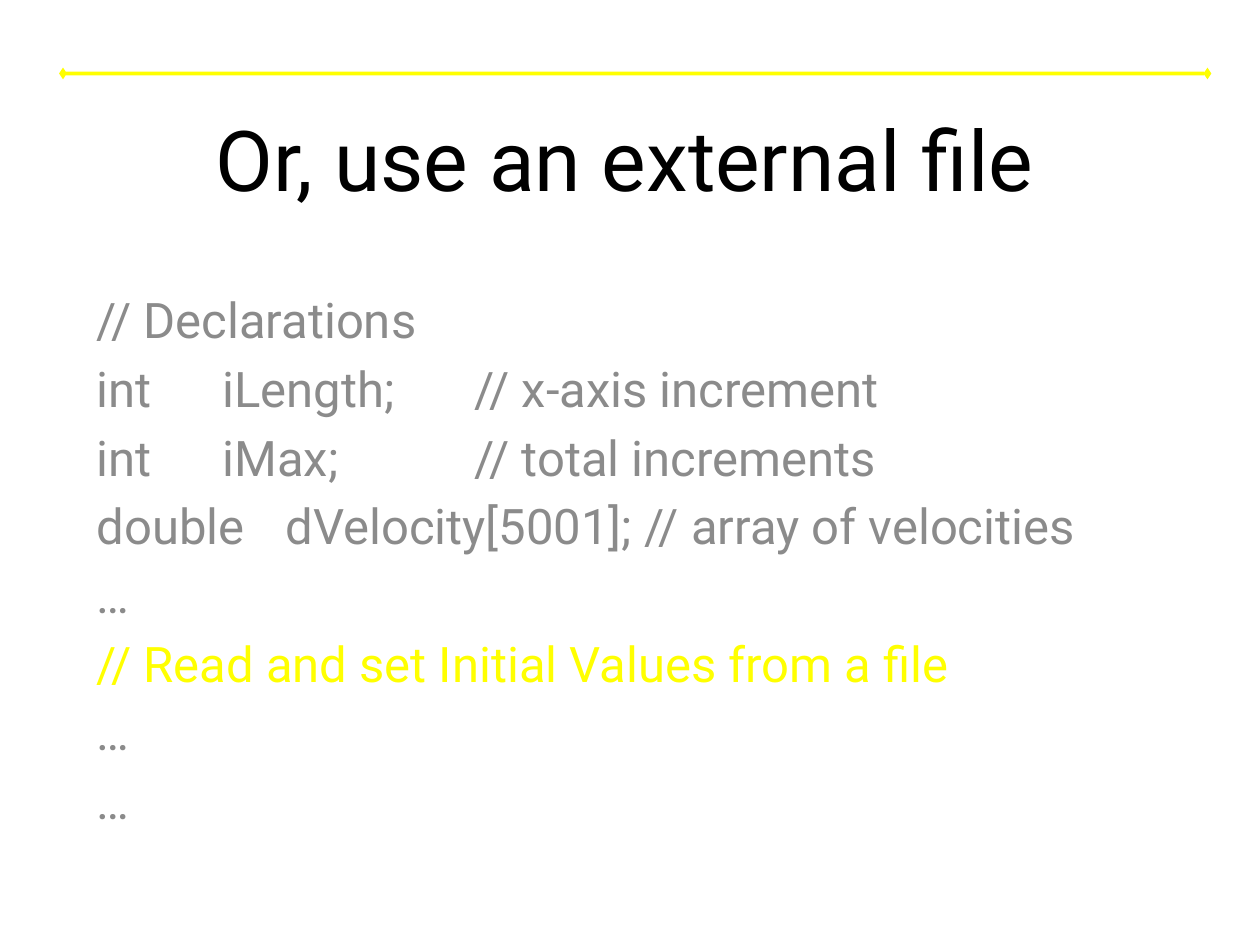
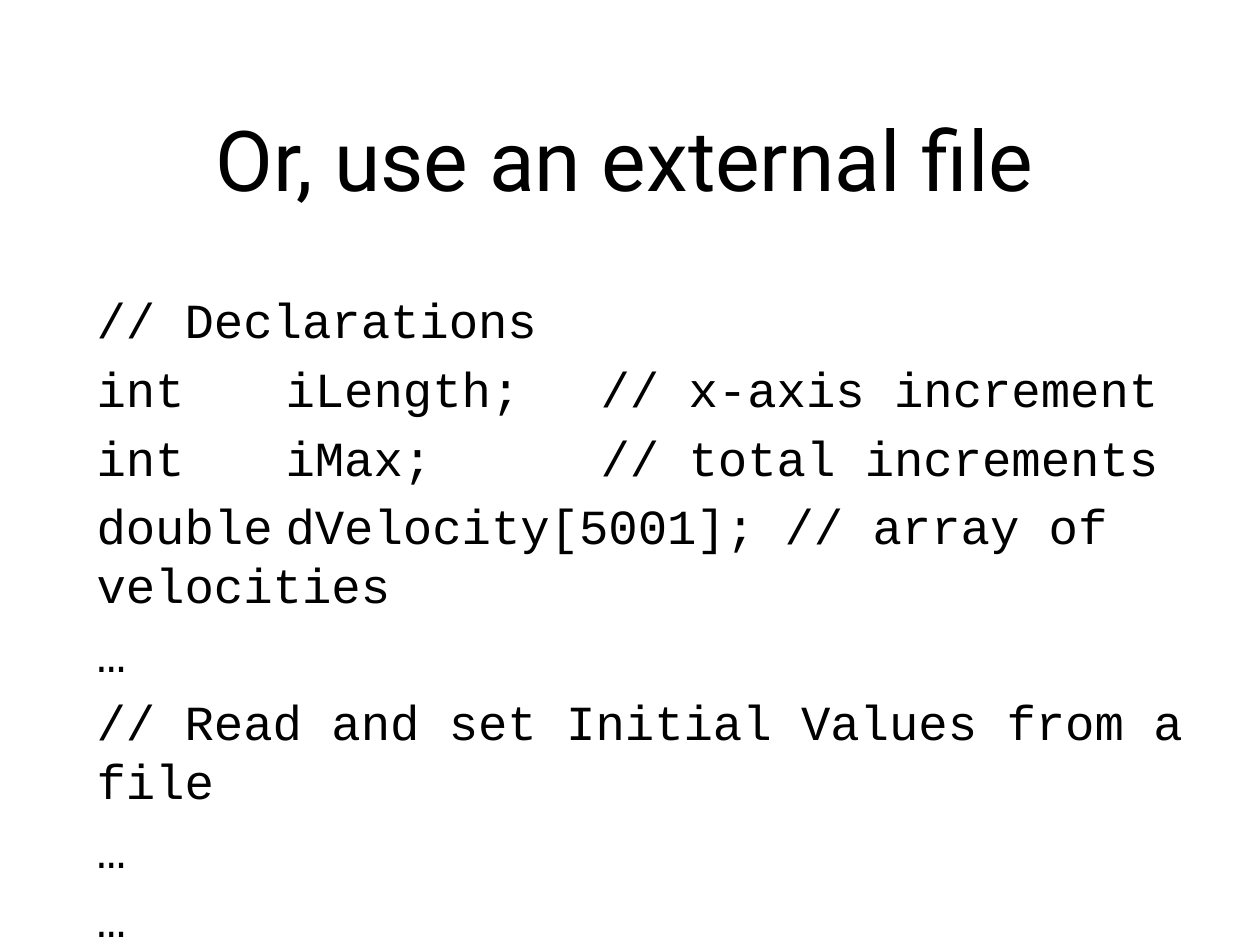
Before and after one commit to lkloh/USArray, a slide deck: slide 12 of BasicsOfCoding/BasicsOfCoding.pptx. Drawn at 1260x945 pixels with LibreOffice and Linux fonts; fonts in the diff are those of the drawing. Boxes give left, top, right and bottom in pixels: in the first picture for what was removed or moved away, otherwise in the second. Text is boxed around its words. In the diff, an @@ line names an element or a change of style, - is before the commit and + after.

```diff
--- a/BasicsOfCoding/BasicsOfCoding.pptx
+++ b/BasicsOfCoding/BasicsOfCoding.pptx
@@ double arrow removed from (63, 73) to (1207, 73) @@
@@ subtitle "// Declarations" at (97, 303, 1182, 800): font Roboto to Courier New; text colour #8C8C8C to #000000 in "// Declarations", "int iLength; // x-axis increment", "int iMax; // total increments", "double dVelocity[5001]; // array of velocities" and 3 more places; text colour #FFFF00 to #000000 in "// Read and set Initial Values from ..." @@
```
Also in this commit, not shown: 6 other slides changed, 4 slides added, 1 slide removed.
